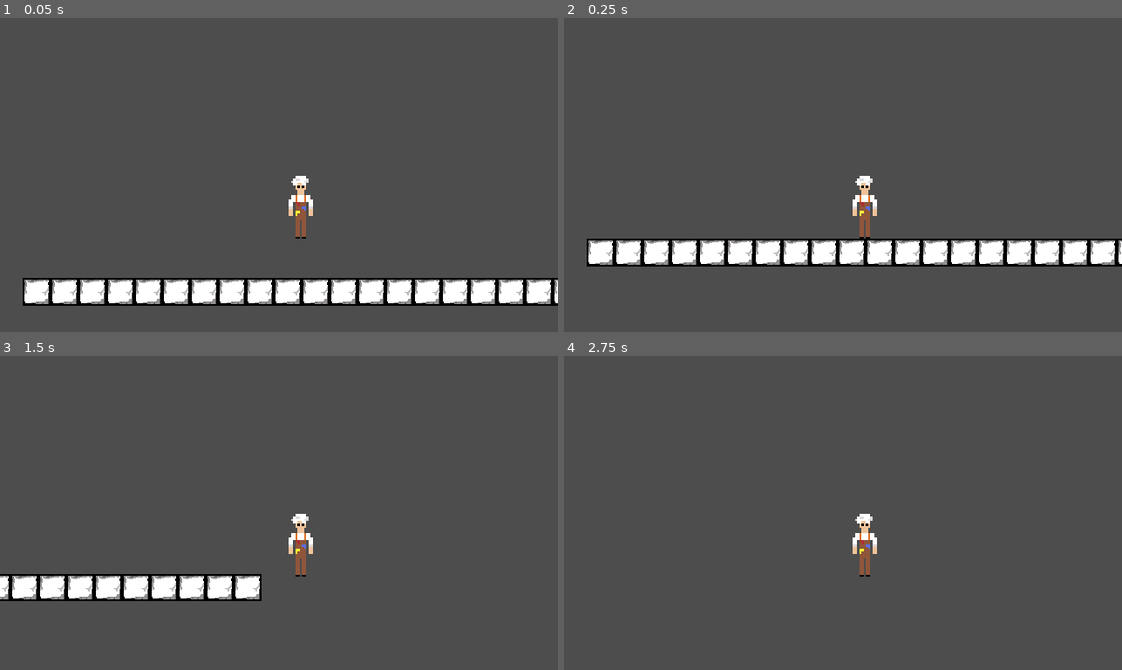
Above: before the commit, frames 1-4 (two rows, left to right).
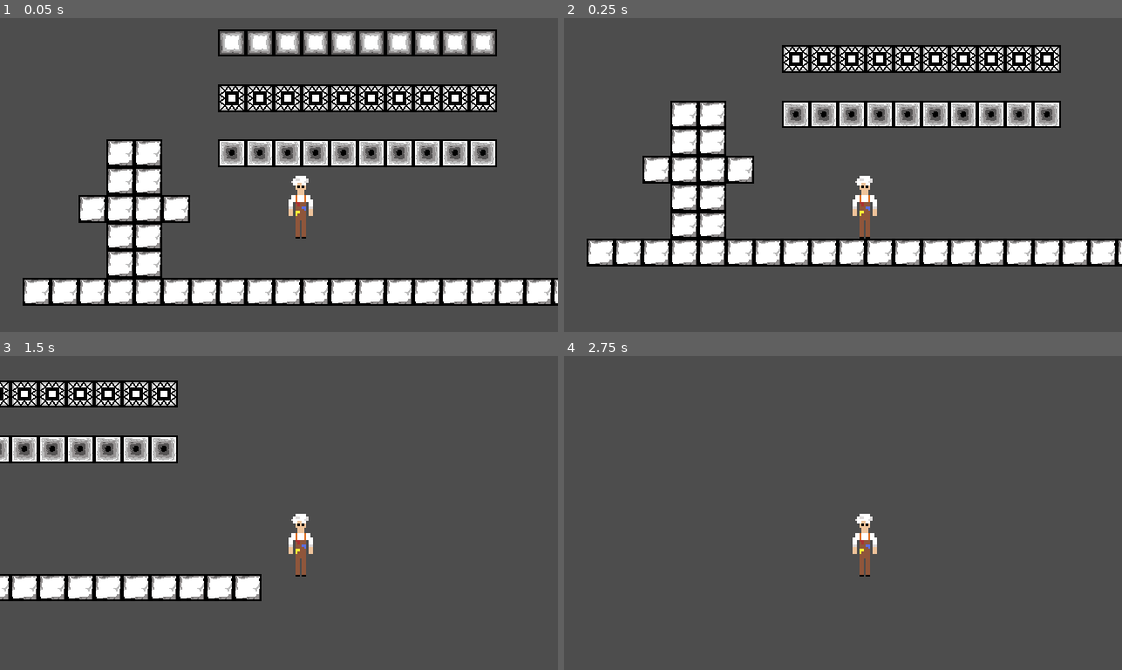
Above: after the commit, the same moments.

Repository: Xernuz/A-Work-of-Art
Game: Godot game, scene res://main.tscn
Two runs of this game, one before a commit and one after it. Both use one fixed random seed, a clock stepped at 60 frames per second and the inputs below.
Inputs:
- Up to frame 1 (0.05 s): no input
- Up to frame 2 (0.25 s): no input
- Up to frame 3 (1.5 s): tap Enter at 0.5 s; hold D (right) from 0.53 s (still down); tap Ctrl (crouch) at 0.6 s; tap Space (jump) at 0.77 s; tap Shift (run) at 1.35 s
- Up to frame 4 (2.75 s): tap Space (jump) at 1.52 s; release D (right) at 2.03 s; hold A (left) from 2.03 s (still down); tap Ctrl (crouch) at 2.1 s

The runs differ from the first frame. In frame 1, 17% of the frame differs, in the area x 14-90%, y 3-83%; in frame 2, 13%; in frame 3, 5.2%; in frame 4, nothing differs.

Commit message:
block update

Diff:
--- a/main.tscn
+++ b/main.tscn
@@ -31,4 +31,4 @@
 rendering_quadrant_size = 32
 format = 2
 layer_0/name = "Level"
-layer_0/tile_data = PackedInt32Array(983050, 1, 0, 983051, 1 …(215 unchanged characters)… 983067, 1, 0, 983068, 1, 0, 983069, 1, 0)
+layer_0/tile_data = PackedInt32Array(983050, 1, 0, 983051, 1 …(215 unchanged characters)… 983067, 1, 0, 983068, 1, 0, 983069, 1, 0, 786444, 1, 0, 786445, 1, 0, 786446, 1, 0, 786447, 1, 0, 720909, 1, 0, 655373, 1, 0, 655374, 1, 0, 720910, 1, 0, 851981, 1, 0, 851982, 1, 0, 917517, 1, 0, 917518, 1, 0, 524305, 65537, 0, 524306, 65537, 0, 524307, 65537, 0, 524308, 65537, 0, 524309, 65537, 0, 524310, 65537, 0, 524311, 65537, 0, 524312, 65537, 0, 524313, 65537, 0, 524314, 65537, 0, 393233, 1, 1, 393234, 1, 1, 393235, 1, 1, 393236, 1, 1, 393237, 1, 1, 393238, 1, 1, 393239, 1, 1, 393240, 1, 1, 393241, 1, 1, 393242, 1, 1, 655377, 65537, 1, 655378, 65537, 1, 655379, 65537, 1, 655380, 65537, 1, 655381, 65537, 1, 655382, 65537, 1, 655383, 65537, 1, 655384, 65537, 1, 655385, 65537, 1, 655386, 65537, 1)
